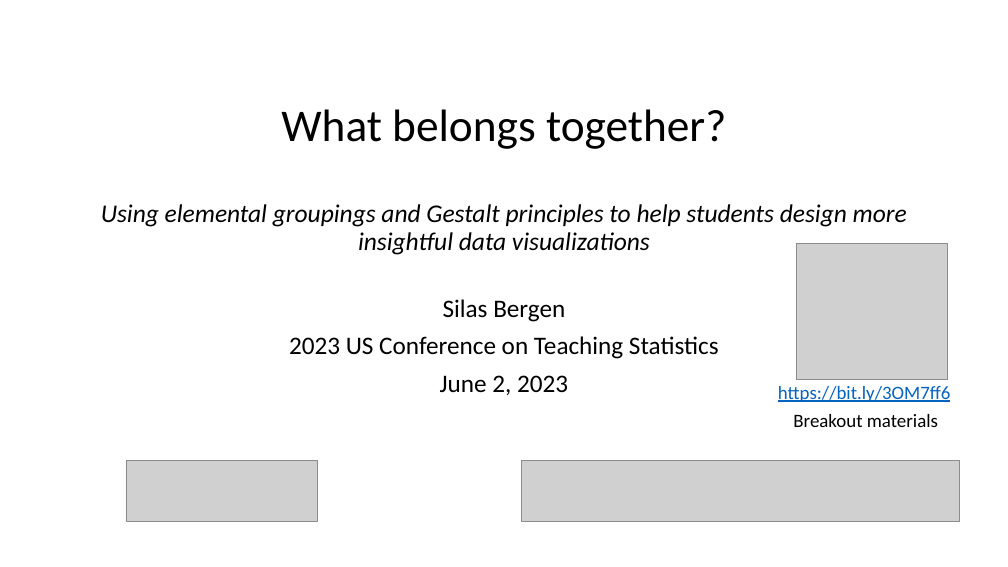
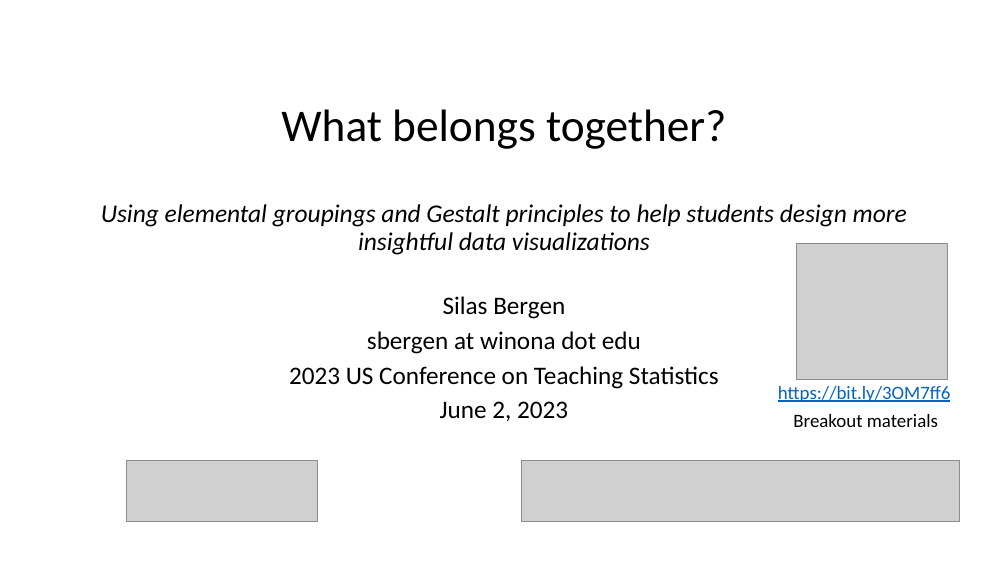
Before and after one commit to WSU-DataScience/USCOTS23_Bergen_Gestalt, a slide deck: slide 1 of USCOTS2023_Gestalt.pptx. Drawn at 1008x567 pixels with LibreOffice and Linux fonts; fonts in the diff are those of the drawing; grey boxes stand for pictures. Boxes give left, top, right and bottom in pixels: in the first picture for what was removed or moved away, otherwise in the second. Text is boxed around its words. In the diff, an @@ line names an element or a change of style, - is before the commit and + after.

```diff
--- a/USCOTS2023_Gestalt.pptx
+++ b/USCOTS2023_Gestalt.pptx
@@ subtitle at (289,296,719,421): line spacing 0.9 to 0.8 @@
@@ subtitle at (367,331,641,354): paragraph added @@
+sbergen at winona dot edu
```
